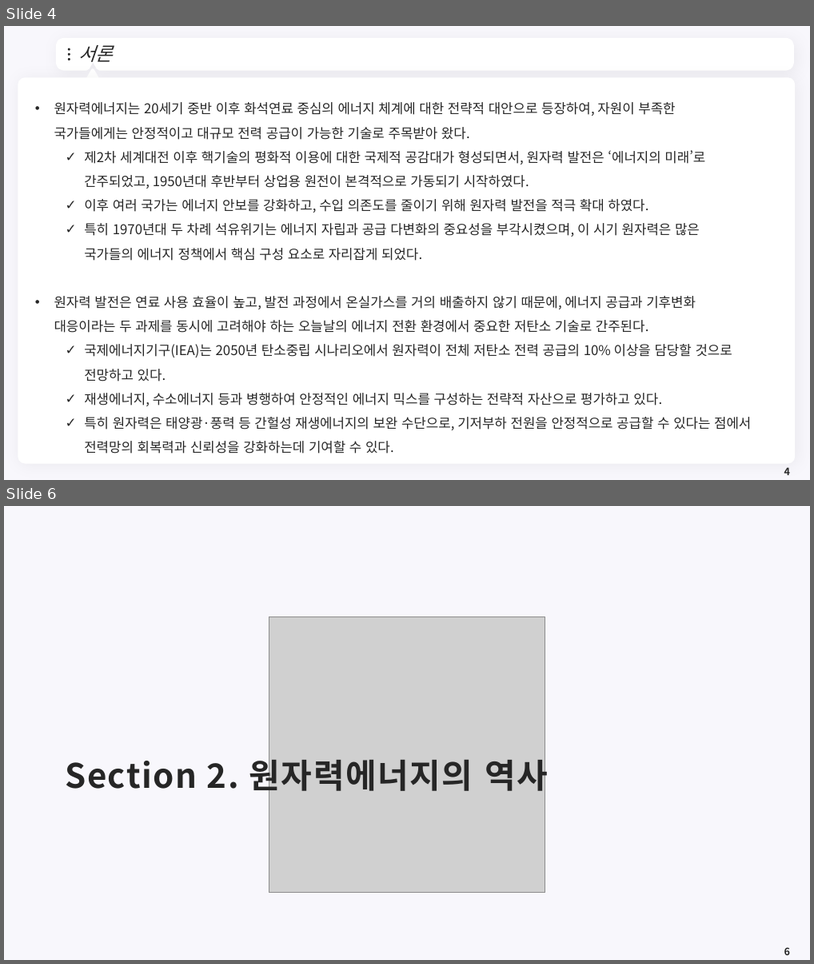
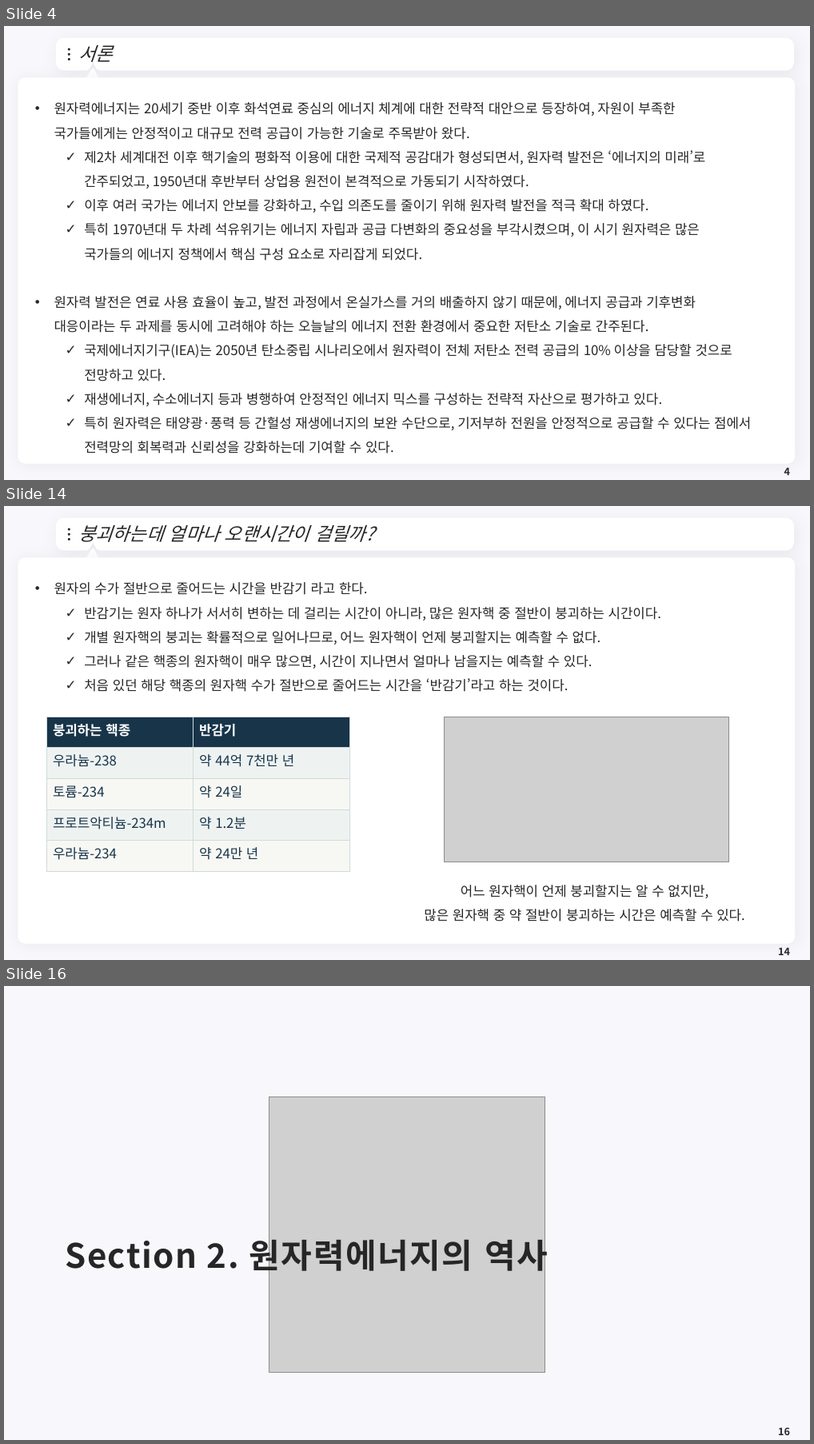
Before and after one commit to meandthey/Teaching, a slide deck: 에너지경제학/자원에너지경제학_Chapter_6 (원자력).pptx. Shown one above the other, each under a label of ours: slides 4 and 6 before the commit, slides 4, 14 and 16 after it; the slides between them are not shown. The pictures are 814x964 and 814x1444 pixels, drawn with LibreOffice and Linux fonts; fonts in the diff are those of the drawing; grey boxes stand for pictures; background and template pictures are left out. Boxes give left, top, right and bottom in pixels: in the first picture for what was removed or moved away, otherwise in the second. Text is boxed around its words. In the diff, an @@ line names an element or a change of style, - is before the commit and + after.

```diff
--- a/에너지경제학/자원에너지경제학_Chapter_6 (원자력).pptx
+++ b/에너지경제학/자원에너지경제학_Chapter_6 (원자력).pptx
@@ slide 14 added at bbox=[4, 506, 810, 960], background #F8F7FC; not listed: 7 template elements that a slide beside it also shows @@
@@ title added at bbox=[78, 525, 374, 542], 22 pt, text #262626, italic @@
+붕괴하는데 얼마나 오랜시간이 걸릴까?
@@ text added at bbox=[54, 582, 662, 692], 16 pt, text #262626 @@
+• 원자의 수가 절반으로 줄어드는 시간을 반감기 라고 한다.
+  ✓ 반감기는 원자 하나가 서서히 변하는 데 걸리는 시간이 아니라, 많은 원자핵 중 절반이 붕괴하는 시간이다.
+  ✓ 개별 원자핵의 붕괴는 확률적으로 일어나므로, 어느 원자핵이 언제 붕괴할지는 예측할 수 없다.
+  ✓ 그러나 같은 핵종의 원자핵이 매우 많으면, 시간이 지나면서 얼마나 남을지는 예측할 수 있다.
+  ✓ 처음 있던 해당 핵종의 원자핵 수가 절반으로 줄어드는 시간을 ‘반감기’라고 하는 것이다.
@@ table added at bbox=[47, 716, 350, 872], 5 rows, 2 columns @@
+붕괴하는 핵종 | 반감기
+우라늄-238 | 약 44억 7천만 년
+토륨-234 | 약 24일
+프로트악티늄-234m | 약 1.2분
+우라늄-234 | 약 24만 년
@@ picture added at bbox=[445, 716, 730, 862] @@
@@ text added at bbox=[424, 884, 746, 921], 16 pt, text #262626 @@
+어느 원자핵이 언제 붕괴할지는 알 수 없지만,
+많은 원자핵 중 약 절반이 붕괴하는 시간은 예측할 수 있다.
@@ page number added at bbox=[778, 947, 790, 955], 12 pt, text #262626, bold @@
+14
@@ what was slide 6 is now slide 16 @@
@@ page number at bbox=[778, 1427, 790, 1435]: text changed @@
-6
+16
```
Also in this commit, not shown: 2 slides changed, 10 other slides added, 2 other files.
